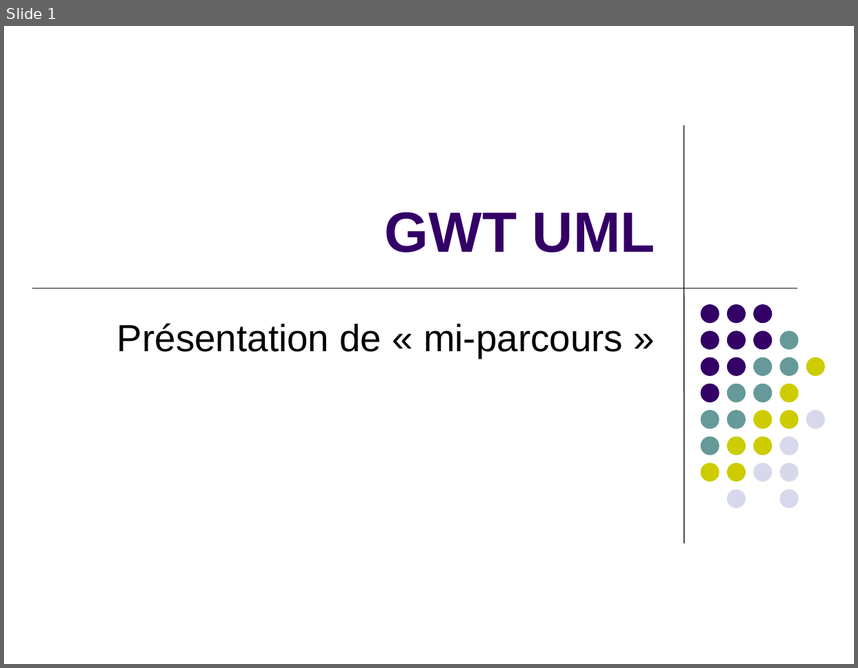
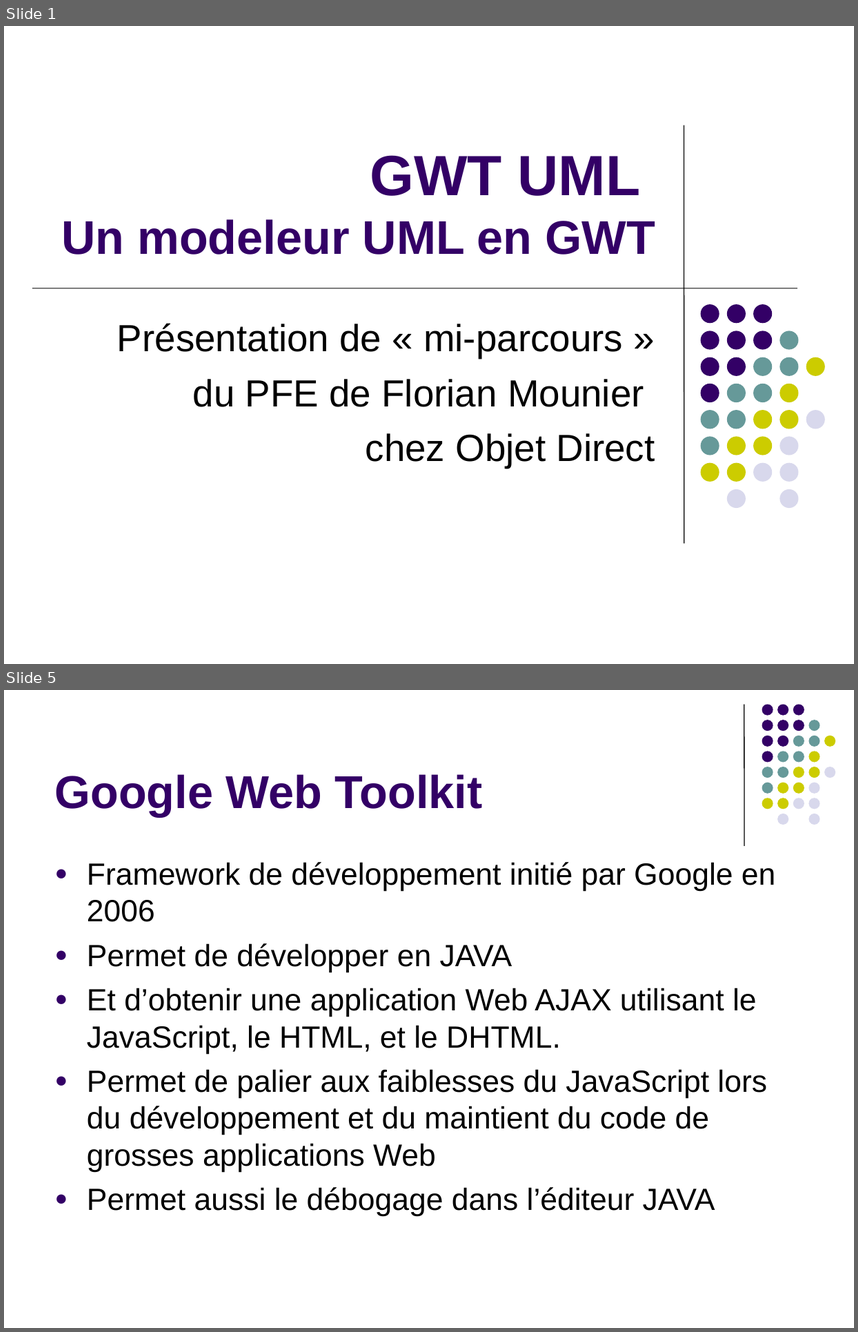
Before and after one commit to raphaelbrugier/gwtuml, a slide deck: wiki/PresentationSoutenanceMiParcours.ppt. Shown one above the other, each under a label of ours: slide 1 before the commit, slides 1 and 5 after it; the slides between them are not shown. The pictures are 858x668 and 858x1332 pixels, drawn with LibreOffice and Linux fonts; fonts in the diff are those of the drawing. Boxes give left, top, right and bottom in pixels: in the first picture for what was removed or moved away, otherwise in the second. Text is boxed around its words. In the diff, an @@ line names an element or a change of style, - is before the commit and + after.

```diff
--- a/wiki/PresentationSoutenanceMiParcours.ppt
+++ b/wiki/PresentationSoutenanceMiParcours.ppt
@@ slide 5 added at [4, 690, 854, 1328], background #FFFFFF @@
@@ line added from (744, 704) to (744, 845), #000000 0.74 pt @@
@@ title added at [55, 774, 483, 816], 39 pt, text #330066, bold @@
+Google Web Toolkit
@@ group added at [762, 704, 835, 825]: 31 ellipses @@
@@ text added at [87, 862, 775, 1216], 26 pt, text #000000 @@
+● Framework de développement initié par Google en 2006
+● Permet de développer en JAVA
+● Et d’obtenir une application Web AJAX utilisant le JavaScript, le HTML, et le DHTML.
+● Permet de palier aux faiblesses du JavaScript lors du développement et du maintient du code de grosses applications Web
+● Permet aussi le débogage dans l’éditeur JAVA
@@ slide 1 changed as well @@
@@ title at [61, 155, 655, 254]: text changed; size 48 to 40 pt @@
-GWT UML
+GWT UML
+Un modeleur UML en GWT
@@ subtitle at [193, 379, 655, 468]: paragraphs added @@
+du PFE de Florian Mounier
+chez Objet Direct
```
Also in this commit, not shown: 1 other slide changed, 12 other slides added, 7 slides removed, 1 other file.
